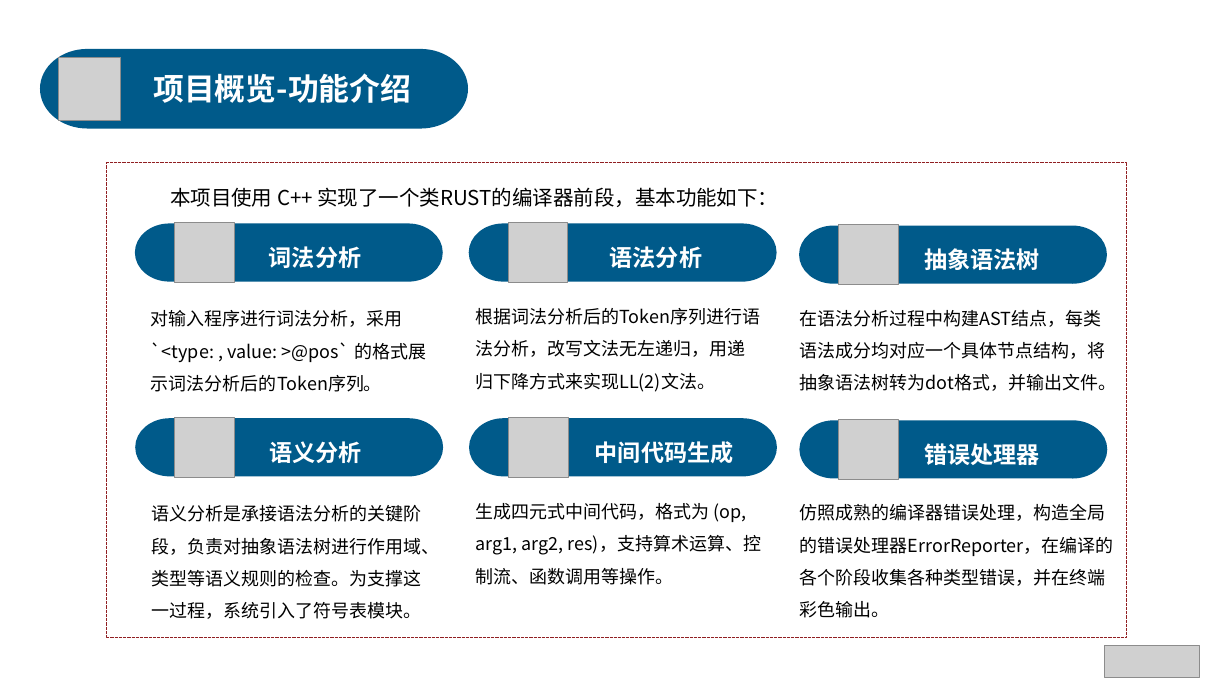
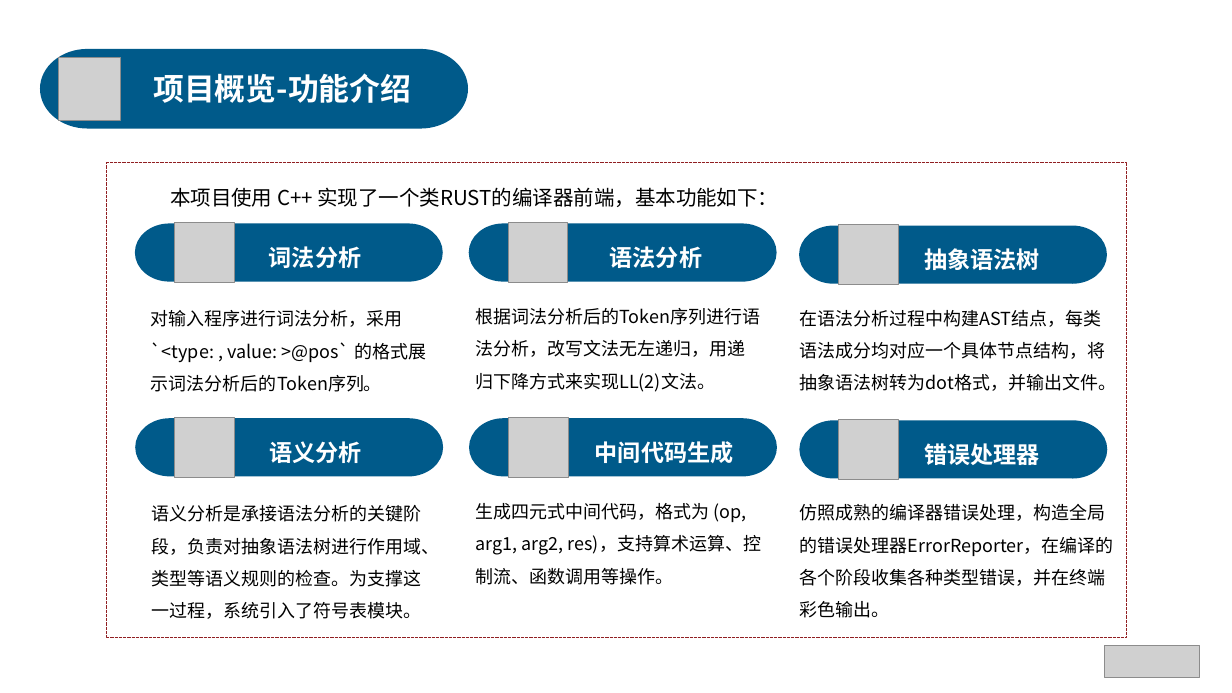
Before and after one commit to anxi710/compiler-principle-project, a slide deck: slide 4 of report/compiler_ppt.pptx. Drawn at 1232x693 pixels with LibreOffice and Linux fonts; fonts in the diff are those of the drawing; grey boxes stand for pictures. Boxes give left, top, right and bottom in pixels: in the first picture for what was removed or moved away, otherwise in the second. Text is boxed around its words. In the diff, an @@ line names an element or a change of style, - is before the commit and + after.

```diff
--- a/report/compiler_ppt.pptx
+++ b/report/compiler_ppt.pptx
@@ text at [170,187,778,207]: text changed @@
-本项目使用 C++ 实现了一个类RUST的编译器前段，基本功能如下：
+本项目使用 C++ 实现了一个类RUST的编译器前端，基本功能如下：
```
Also in this commit, not shown: 7 other slides changed, 1 slide added, 4 slides removed.
